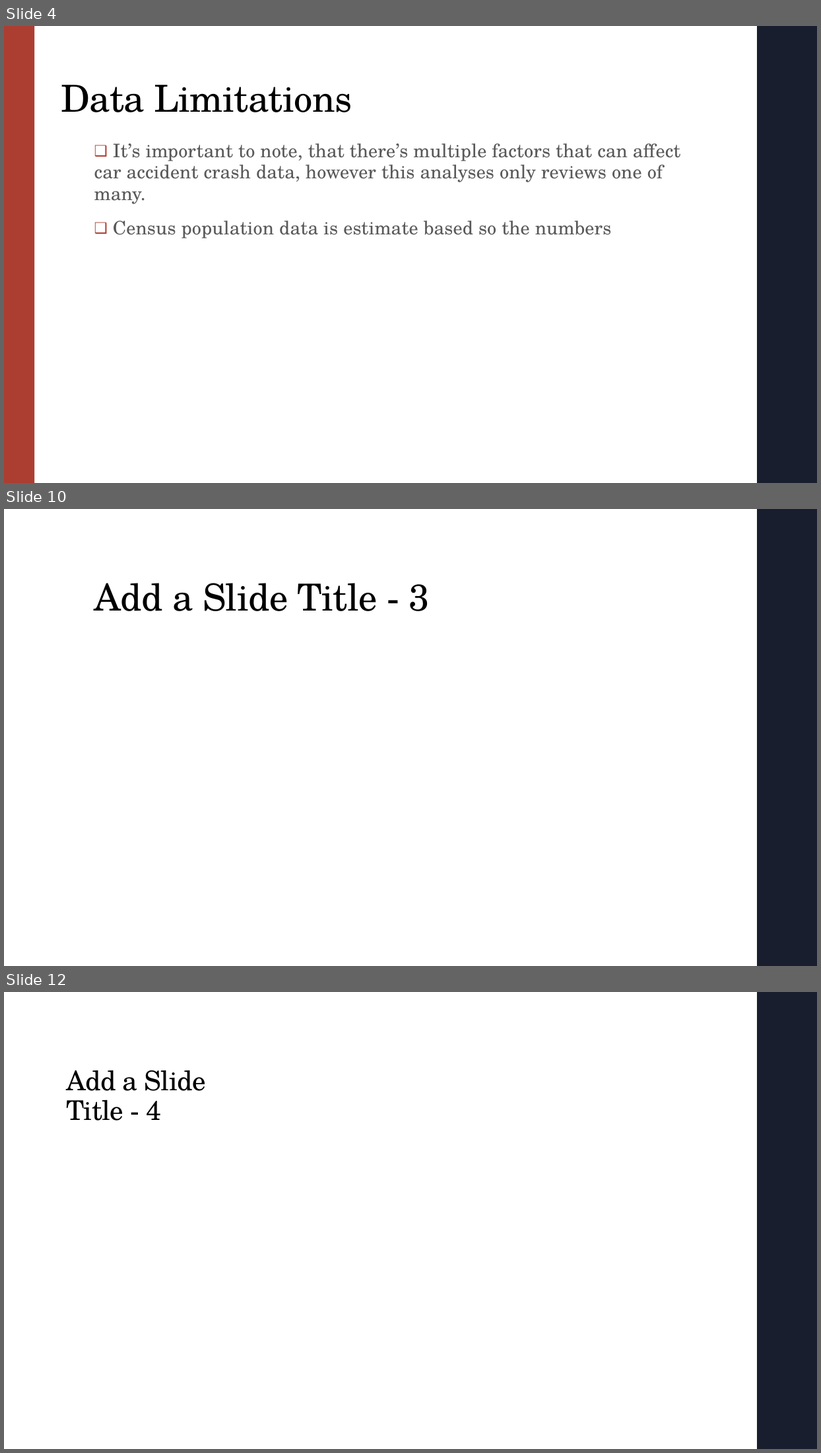
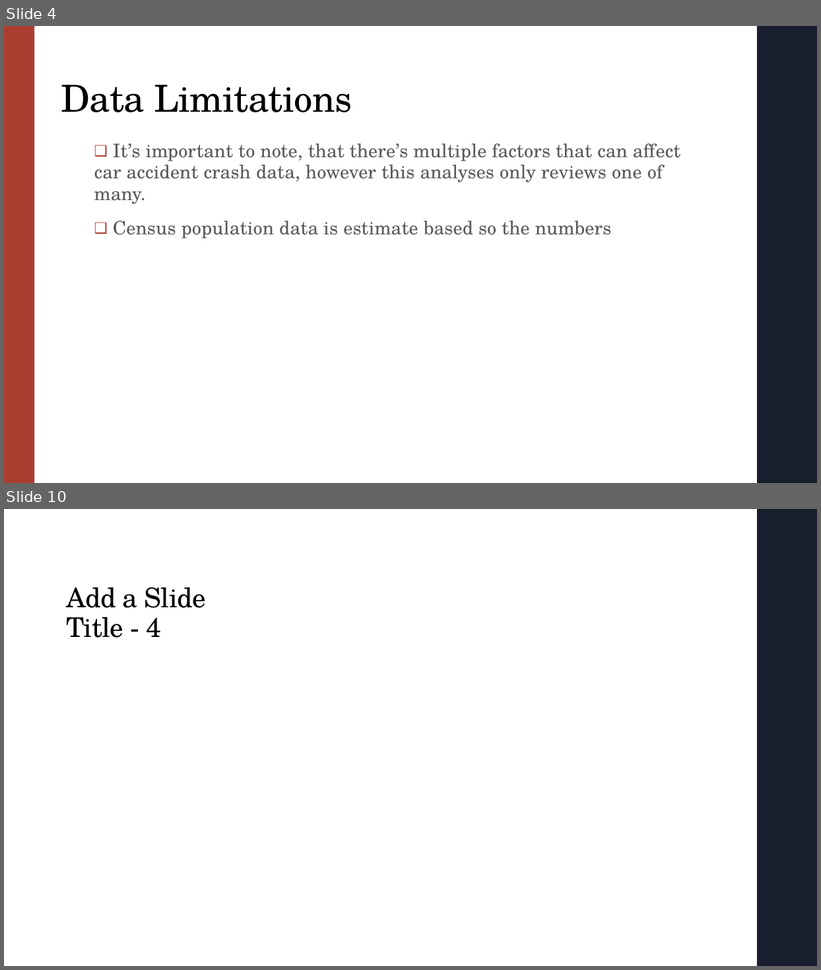
Before and after one commit to igoike/Capstone, a slide deck: Capstone_Presentation.pptx. Shown one above the other, each under a label of ours: slides 4, 10 and 12 before the commit, slides 4 and 10 after it; the slides between them are not shown. The pictures are 821x1453 and 821x970 pixels, drawn with LibreOffice and Linux fonts; fonts in the diff are those of the drawing. Boxes give left, top, right and bottom in pixels: in the first picture for what was removed or moved away, otherwise in the second. Text is boxed around its words. In the diff, an @@ line names an element or a change of style, - is before the commit and + after.

```diff
--- a/Capstone_Presentation.pptx
+++ b/Capstone_Presentation.pptx
@@ slide 10 removed at [4, 509, 817, 966], background #FFFFFF; not listed: 1 template element that a slide beside it also shows @@
@@ title removed at [94, 583, 429, 611] @@
-Add a Slide Title - 3
@@ what was slide 12 is now slide 10 @@
```
Also in this commit, not shown: 2 slides changed, 4 slides added, 5 other slides removed, 31 other files.
